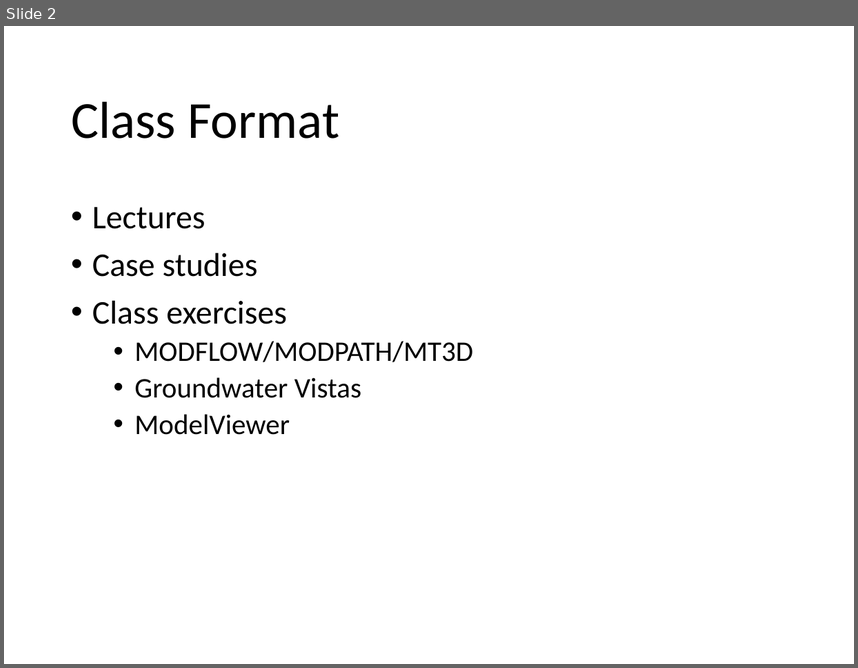
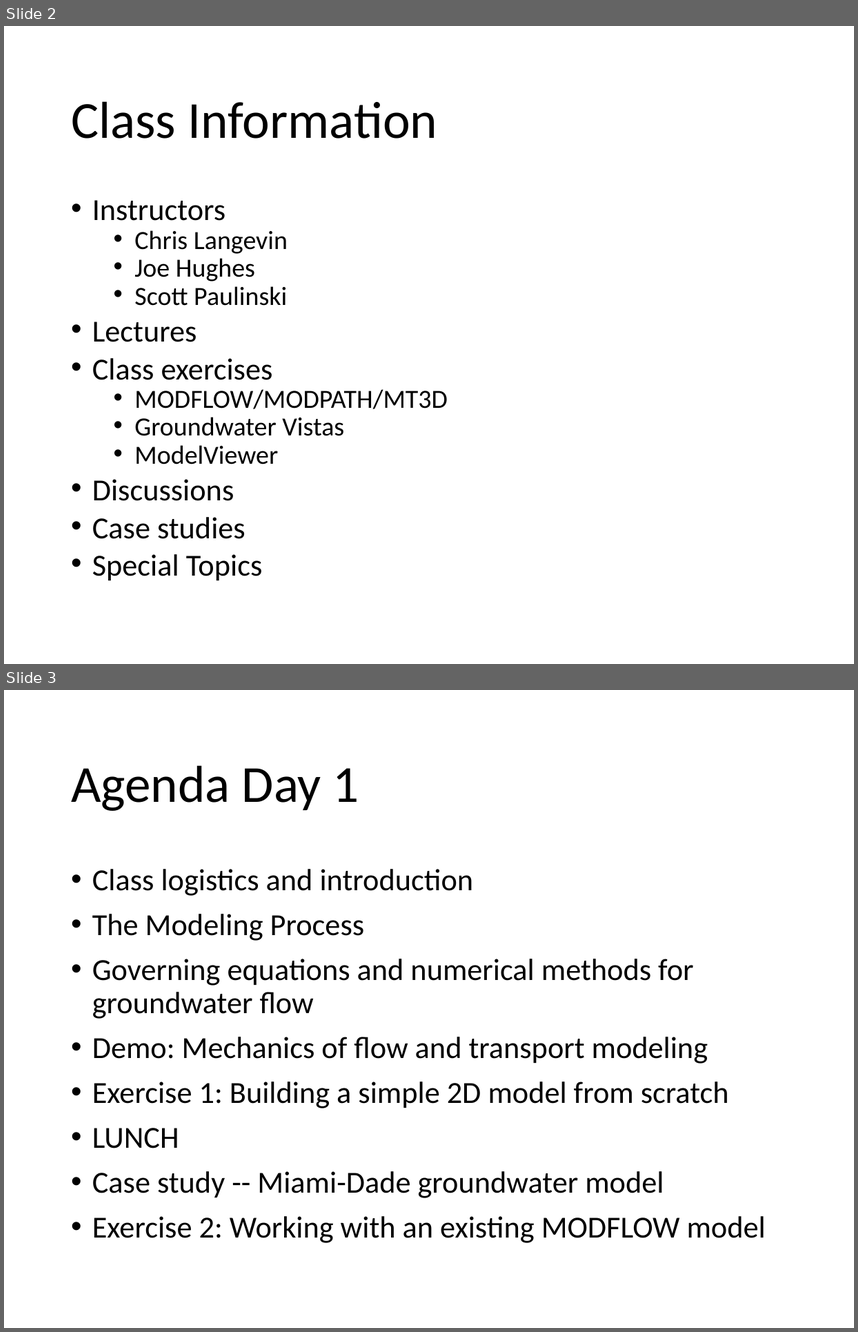
Before and after one commit to behroozetebari/navy2018_classrepo, a slide deck: presentations/Lecture00_Class_Introduction.pptx. Shown one above the other, each under a label of ours: slide 2 before the commit, slides 2 and 3 after it. The pictures are 858x668 and 858x1332 pixels, drawn with LibreOffice and Linux fonts; fonts in the diff are those of the drawing. Boxes give left, top, right and bottom in pixels: in the first picture for what was removed or moved away, otherwise in the second. Text is boxed around its words. In the diff, an @@ line names an element or a change of style, - is before the commit and + after.

Commit message:
Updated the class introduction presentation

```diff
--- a/presentations/Lecture00_Class_Introduction.pptx
+++ b/presentations/Lecture00_Class_Introduction.pptx
@@ slide 3 added at <box>4,690,854,1328</box>, background #FFFFFF @@
@@ title added at <box>71,765,359,811</box>, 44 pt, text #000000 @@
+Agenda Day 1
@@ text added at <box>92,869,766,1243</box>, 25.9 pt, text #000000 @@
+• Class logistics and introduction
+• The Modeling Process
+• Governing equations and numerical methods for groundwater flow
+• Demo: Mechanics of flow and transport modeling
+• Exercise 1: Building a simple 2D model from scratch
+• LUNCH
+• Case study -- Miami-Dade groundwater model
+• Exercise 2: Working with an existing MODFLOW model
@@ slide 2 changed as well @@
@@ title at <box>71,101,437,138</box>: text changed @@
-Class Format
+Class Information
@@ text at <box>92,200,288,305</box>: paragraphs added @@
+• Instructors
+  • Chris Langevin
+  • Joe Hughes
+  • Scott Paulinski
@@ text at <box>92,252,258,276</box>: paragraph removed @@
-• Case studies
@@ text at <box>92,321,448,464</box>: size 28 to 25.9 pt in "Lectures", "Class exercises"; size 24 to 22.2 pt in "MODFLOW/MODPATH/MT3D", "Groundwater Vistas", "ModelViewer"; line spacing 0.9 to 0.7 @@
@@ text at <box>92,479,263,580</box>: paragraphs added @@
+• Discussions
+• Case studies
+• Special Topics
```
Also in this commit, not shown: 1 other slide changed, 5 other slides added, 2 slides removed.
